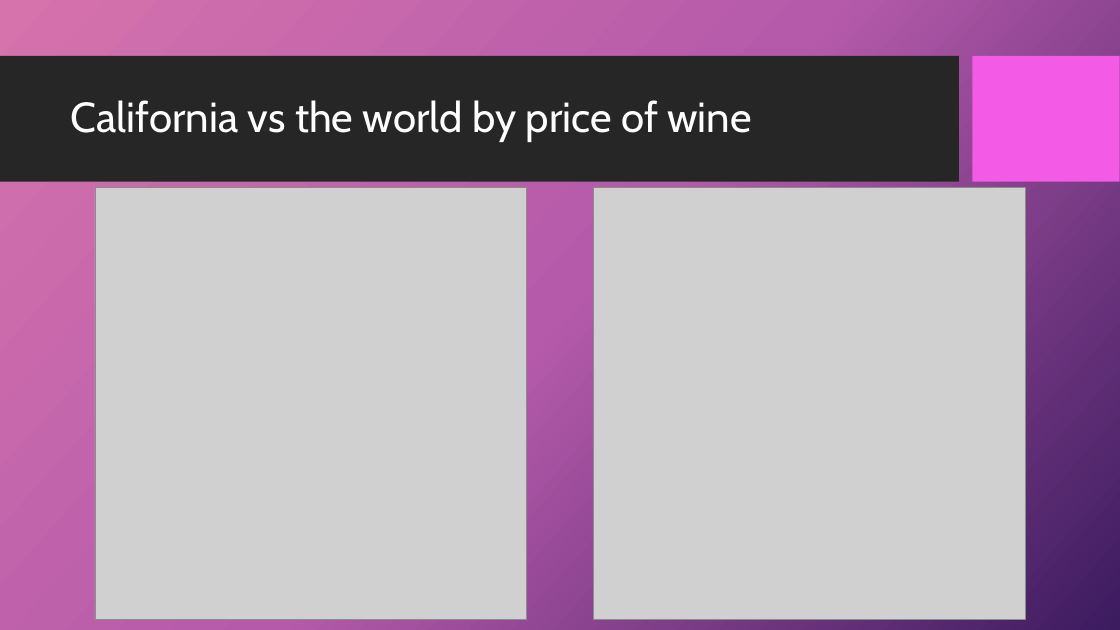
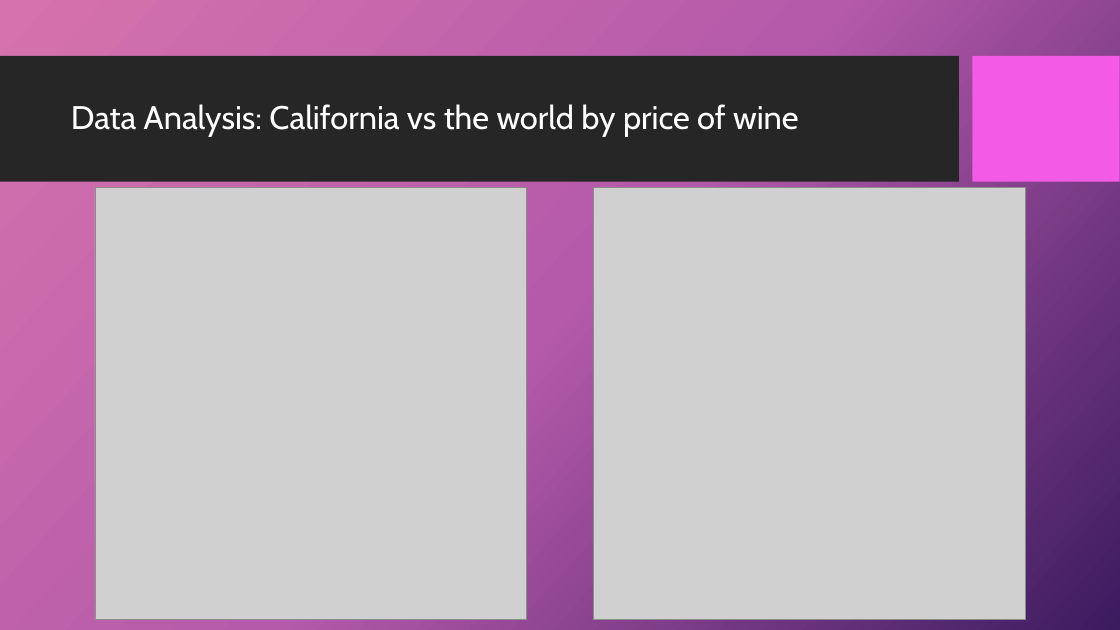
Before and after one commit to 4Reference/Project1, a slide deck: slide 10 of Data Science_Project 1_Group2.pptx (slide 7 before the commit). Drawn at 1120x630 pixels with LibreOffice and Linux fonts; fonts in the diff are those of the drawing; grey boxes stand for pictures; background and template pictures are left out. Boxes give left, top, right and bottom in pixels: in the first picture for what was removed or moved away, otherwise in the second. Text is boxed around its words. In the diff, an @@ line names an element or a change of style, - is before the commit and + after.

```diff
--- a/Data Science_Project 1_Group2.pptx
+++ b/Data Science_Project 1_Group2.pptx
@@ title at (71, 104, 799, 137): text changed; size 36 to 28 pt @@
-California vs the world by price of wine
+Data Analysis: California vs the world by price of wine
```
Also in this commit, not shown: 5 other slides changed, 10 slides added, 7 slides removed.
